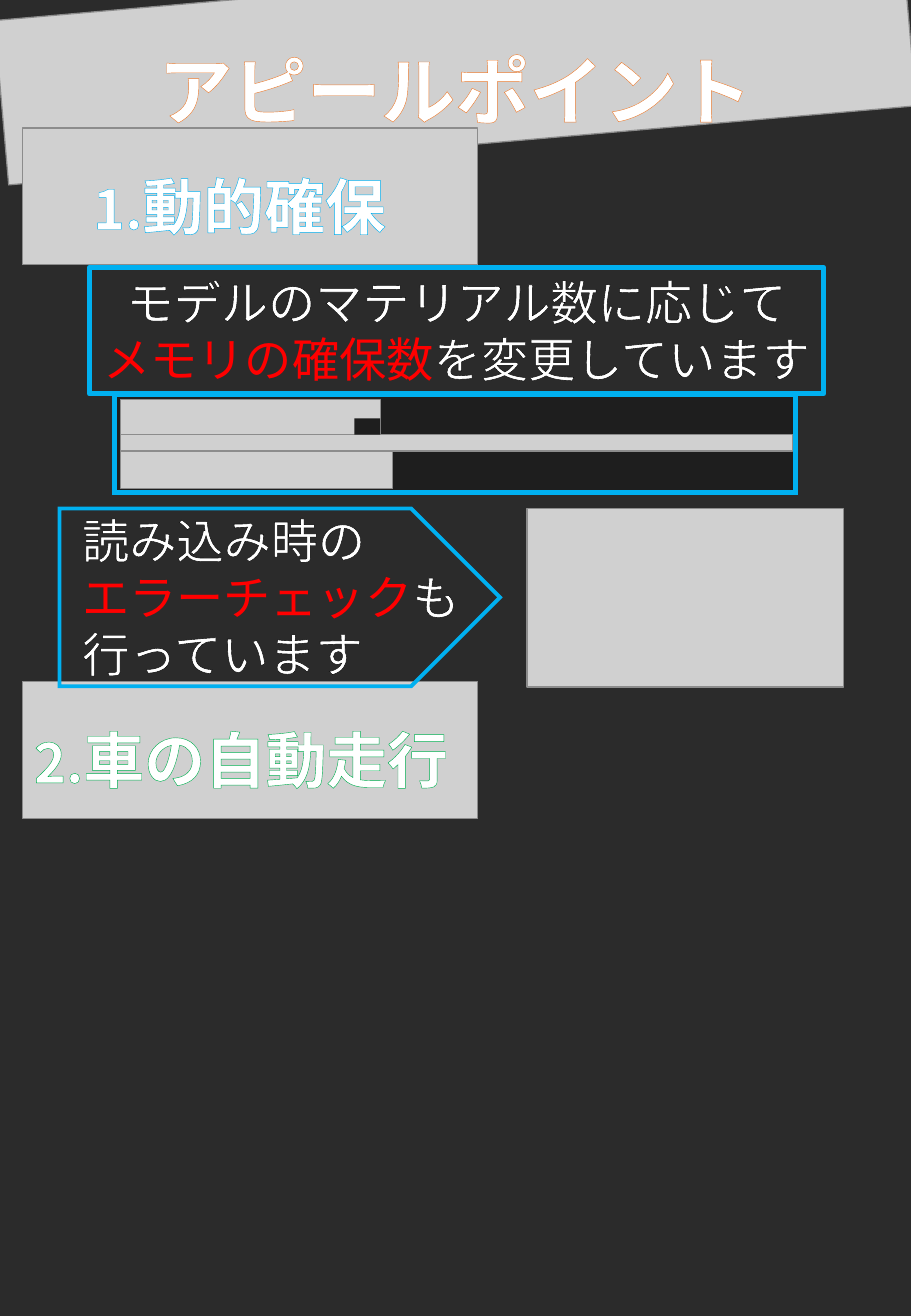
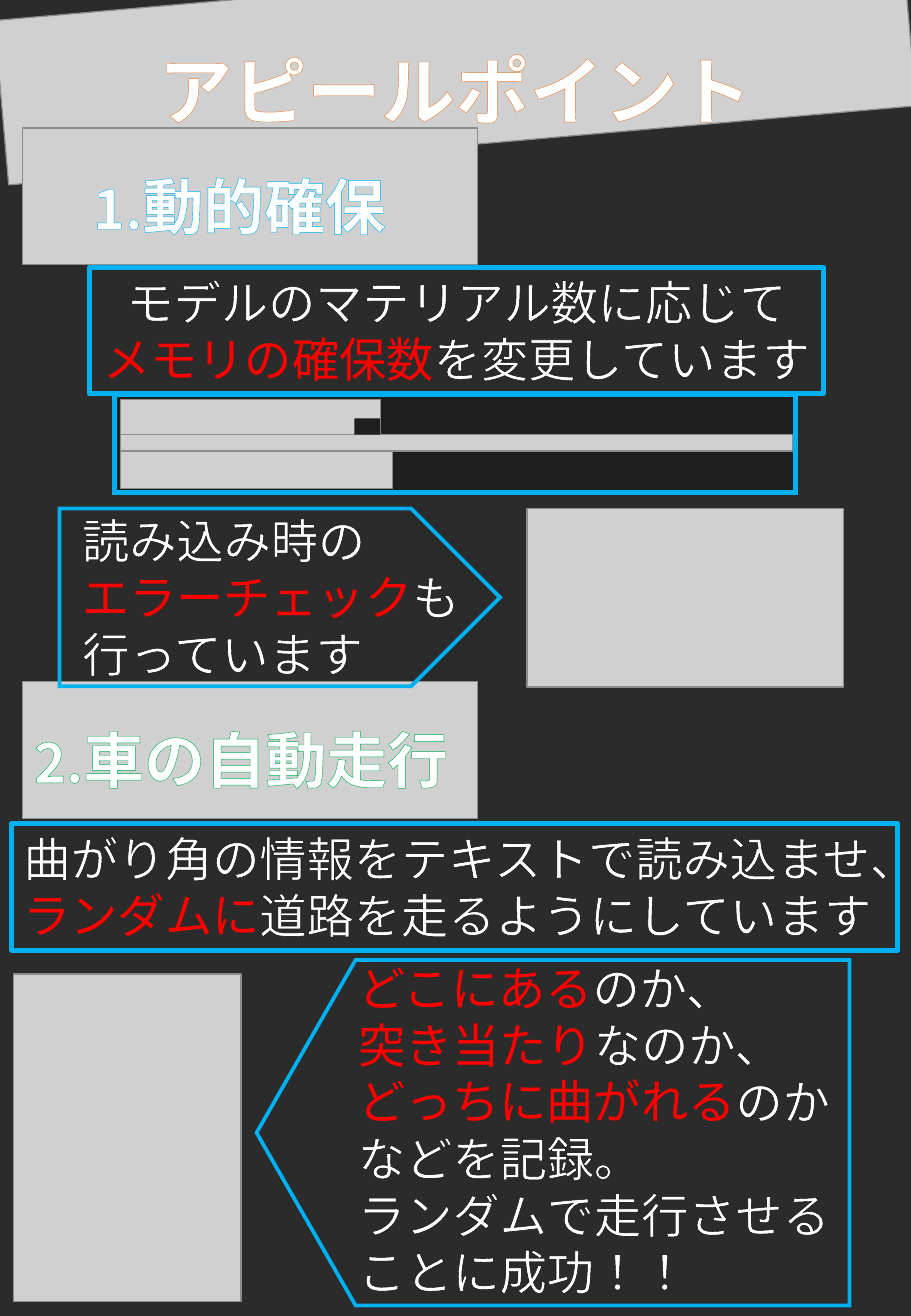
Before and after one commit to YuichiFujita/Team_SilenceFujita, a slide deck: slide 1 of 94_アーカイブ/00_ポートフォリオ/アピールポイント.pptx. Drawn at 911x1316 pixels with LibreOffice and Linux fonts; fonts in the diff are those of the drawing; grey boxes stand for pictures; background and template pictures are left out; a plain dark background stands for a picture behind light text. Boxes give left, top, right and bottom in pixels: in the first picture for what was removed or moved away, otherwise in the second. Text is boxed around its words. In the diff, an @@ line names an element or a change of style, - is before the commit and + after.

Commit message:
アピールポイント.pptxを更新

```diff
--- a/94_アーカイブ/00_ポートフォリオ/アピールポイント.pptx
+++ b/94_アーカイブ/00_ポートフォリオ/アピールポイント.pptx
@@ rectangle added at bbox=[12, 824, 899, 950], outline #00B0F0 3 pt, 28 pt, text #FFFFFF @@
+曲がり角の情報をテキストで読み込ませ、ランダムに道路を走るようにしています
@@ text added at bbox=[358, 958, 830, 1293], 28 pt, text #FFFFFF @@
+どこにあるのか、
+突き当たりなのか、
+どっちに曲がれるのかなどを記録。
+ランダムで走行させることに成功！！
@@ picture added at bbox=[13, 974, 241, 1302] @@
@@ pentagon arrow added at bbox=[256, 960, 849, 1305], outline #00B0F0 2.25 pt @@
```
